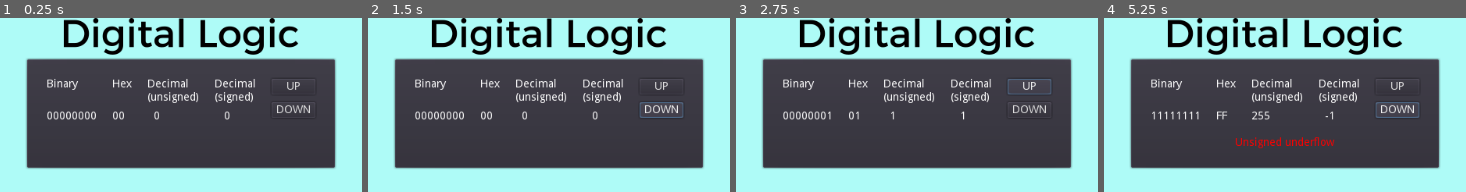
Above: before the commit, frames 1-4 (left to right).
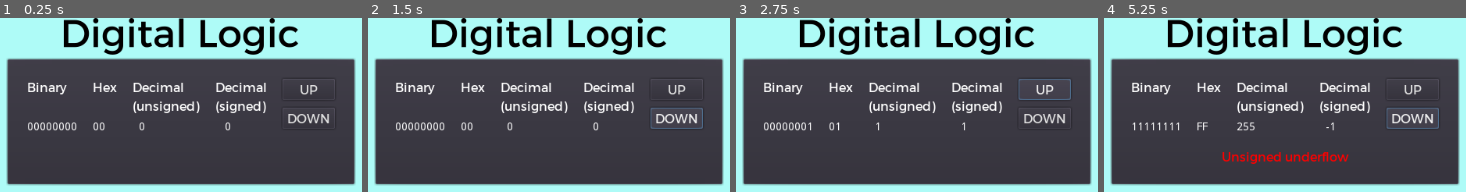
Above: after the commit, the same moments.

Repository: andrew-wilkes/digital-logic
Game: Godot game, scene res://Page.tscn
The game is run twice, just before and just after one commit, with the same random seed, the same clock (stepped at 60 frames per second) and the same inputs. This scene is started directly instead of the project's main scene.
Inputs:
- Up to frame 1 (0.25 s): no input
- Up to frame 2 (1.5 s): click "UP" at 0.5 s; click "DOWN" at 1.25 s
- Up to frame 3 (2.75 s): click "UP" at 2 s
- Up to frame 4 (5.25 s): click "DOWN" at 2.75 s; click "UP" at 3.5 s; click "DOWN" at 4.25 s; tap Enter at 5 s

The runs differ from the first frame. In frame 1, 24% of the frame differs, in the area x 1-99%, y 22-97%; in frame 2, 24%; in frame 3, 24%; in frame 4, 26%.

Commit message:
Add tt fonts

Diff:
--- a/game/Numbers.tscn
+++ b/game/Numbers.tscn
@@ -1,17 +1,21 @@
-[gd_scene load_steps=2 format=2]
+[gd_scene load_steps=3 format=2]
 
 [ext_resource path="res://Numbers.gd" type="Script" id=1]
+[ext_resource path="res://assets/m_font_regular.tres" type="DynamicFont" id=2]
 
 [node name="Numbers" type="CenterContainer"]
 margin_right = 1024.0
 margin_bottom = 600.0
 script = ExtResource( 1 )
+__meta__ = {
+"_edit_use_anchors_": false
+}
 
 [node name="Panel" type="PanelContainer" parent="."]
-margin_left = 313.0
-margin_top = 228.0
-margin_right = 711.0
-margin_bottom = 371.0
+margin_left = 288.0
+margin_top = 218.0
+margin_right = 736.0
+margin_bottom = 382.0
 size_flags_horizontal = 0
 size_flags_vertical = 0
 __meta__ = {
@@ -21,8 +25,8 @@
 [node name="MarginContainer" type="MarginContainer" parent="Panel"]
 margin_left = 7.0
 margin_top = 7.0
-margin_right = 391.0
-margin_bottom = 136.0
+margin_right = 441.0
+margin_bottom = 157.0
 custom_constants/margin_right = 20
 custom_constants/margin_top = 20
 custom_constants/margin_left = 20
@@ -34,16 +38,16 @@
 [node name="VBox" type="VBoxContainer" parent="Panel/MarginContainer"]
 margin_left = 20.0
 margin_top = 20.0
-margin_right = 364.0
-margin_bottom = 109.0
+margin_right = 414.0
+margin_bottom = 130.0
 custom_constants/separation = 20
 __meta__ = {
 "_edit_use_anchors_": false
 }
 
 [node name="Counter" type="HBoxContainer" parent="Panel/MarginContainer/VBox"]
-margin_right = 344.0
-margin_bottom = 55.0
+margin_right = 394.0
+margin_bottom = 69.0
 custom_constants/separation = 20
 __meta__ = {
 "_edit_use_anchors_": false
@@ -51,104 +55,111 @@
 
 [node name="Col1" type="VBoxContainer" parent="Panel/MarginContainer/VBox/Counter"]
 margin_right = 64.0
-margin_bottom = 55.0
+margin_bottom = 69.0
 custom_constants/separation = 10
 
 [node name="Label" type="Label" parent="Panel/MarginContainer/VBox/Counter/Col1"]
 margin_right = 64.0
-margin_bottom = 31.0
+margin_bottom = 45.0
 size_flags_vertical = 0
+custom_fonts/font = ExtResource( 2 )
 text = "Binary
 "
 
 [node name="Label2" type="Label" parent="Panel/MarginContainer/VBox/Counter/Col1"]
-margin_top = 41.0
+margin_top = 55.0
 margin_right = 64.0
-margin_bottom = 55.0
+margin_bottom = 69.0
 size_flags_vertical = 0
 text = "00000000"
 
 [node name="Col2" type="VBoxContainer" parent="Panel/MarginContainer/VBox/Counter"]
 margin_left = 84.0
-margin_right = 109.0
-margin_bottom = 55.0
+margin_right = 115.0
+margin_bottom = 69.0
 custom_constants/separation = 10
 
 [node name="Label2" type="Label" parent="Panel/MarginContainer/VBox/Counter/Col2"]
-margin_right = 25.0
-margin_bottom = 31.0
+margin_right = 31.0
+margin_bottom = 45.0
 size_flags_vertical = 0
+custom_fonts/font = ExtResource( 2 )
 text = "Hex
 "
 
 [node name="Label3" type="Label" parent="Panel/MarginContainer/VBox/Counter/Col2"]
-margin_top = 41.0
-margin_right = 25.0
-margin_bottom = 55.0
+margin_top = 55.0
+margin_right = 31.0
+margin_bottom = 69.0
 size_flags_vertical = 0
 text = "00"
 
 [node name="Col3" type="VBoxContainer" parent="Panel/MarginContainer/VBox/Counter"]
-margin_left = 129.0
-margin_right = 195.0
-margin_bottom = 55.0
+margin_left = 135.0
+margin_right = 221.0
+margin_bottom = 69.0
 custom_constants/separation = 10
 
 [node name="Label3" type="Label" parent="Panel/MarginContainer/VBox/Counter/Col3"]
-margin_right = 66.0
-margin_bottom = 31.0
+margin_right = 86.0
+margin_bottom = 45.0
 size_flags_vertical = 0
+custom_fonts/font = ExtResource( 2 )
 text = "Decimal
 (unsigned)"
 
 [node name="Label4" type="Label" parent="Panel/MarginContainer/VBox/Counter/Col3"]
-margin_top = 41.0
-margin_right = 66.0
-margin_bottom = 55.0
+margin_top = 55.0
+margin_right = 86.0
+margin_bottom = 69.0
 size_flags_vertical = 0
 text = "0"
 
 [node name="Col4" type="VBoxContainer" parent="Panel/MarginContainer/VBox/Counter"]
-margin_left = 215.0
-margin_right = 268.0
-margin_bottom = 55.0
+margin_left = 241.0
+margin_right = 307.0
+margin_bottom = 69.0
 custom_constants/separation = 10
 
 [node name="Label4" type="Label" parent="Panel/MarginContainer/VBox/Counter/Col4"]
-margin_right = 53.0
-margin_bottom = 31.0
+margin_right = 66.0
+margin_bottom = 45.0
 size_flags_vertical = 0
+custom_fonts/font = ExtResource( 2 )
 text = "Decimal
 (signed)"
 
 [node name="Label5" type="Label" parent="Panel/MarginContainer/VBox/Counter/Col4"]
-margin_top = 41.0
-margin_right = 53.0
-margin_bottom = 55.0
+margin_top = 55.0
+margin_right = 66.0
+margin_bottom = 69.0
 size_flags_vertical = 0
 text = "0"
 
 [node name="Col5" type="VBoxContainer" parent="Panel/MarginContainer/VBox/Counter"]
-margin_left = 288.0
-margin_right = 344.0
-margin_bottom = 55.0
+margin_left = 327.0
+margin_right = 394.0
+margin_bottom = 69.0
 custom_constants/separation = 10
 
 [node name="Up" type="Button" parent="Panel/MarginContainer/VBox/Counter/Col5"]
-margin_right = 56.0
-margin_bottom = 20.0
+margin_right = 67.0
+margin_bottom = 27.0
+custom_fonts/font = ExtResource( 2 )
 text = "UP"
 
 [node name="Down" type="Button" parent="Panel/MarginContainer/VBox/Counter/Col5"]
-margin_top = 30.0
-margin_right = 56.0
-margin_bottom = 50.0
+margin_top = 37.0
+margin_right = 67.0
+margin_bottom = 64.0
+custom_fonts/font = ExtResource( 2 )
 text = "DOWN"
 
 [node name="Alert" type="Label" parent="Panel/MarginContainer/VBox"]
-margin_top = 75.0
-margin_right = 344.0
-margin_bottom = 89.0
+margin_top = 89.0
+margin_right = 394.0
+margin_bottom = 110.0
+custom_fonts/font = ExtResource( 2 )
 text = "Alert"
 align = 1
 
--- /dev/null
+++ b/game/assets/m_font_regular.tres
@@ -0,0 +1,7 @@
+[gd_resource type="DynamicFont" load_steps=2 format=2]
+
+[ext_resource path="res://assets/Montserrat-Regular.ttf" type="DynamicFontData" id=1]
+
+[resource]
+use_filter = true
+font_data = ExtResource( 1 )
Binary file added: game/assets/Montserrat-Bold.ttf
Binary file added: game/assets/Montserrat-Regular.ttf
